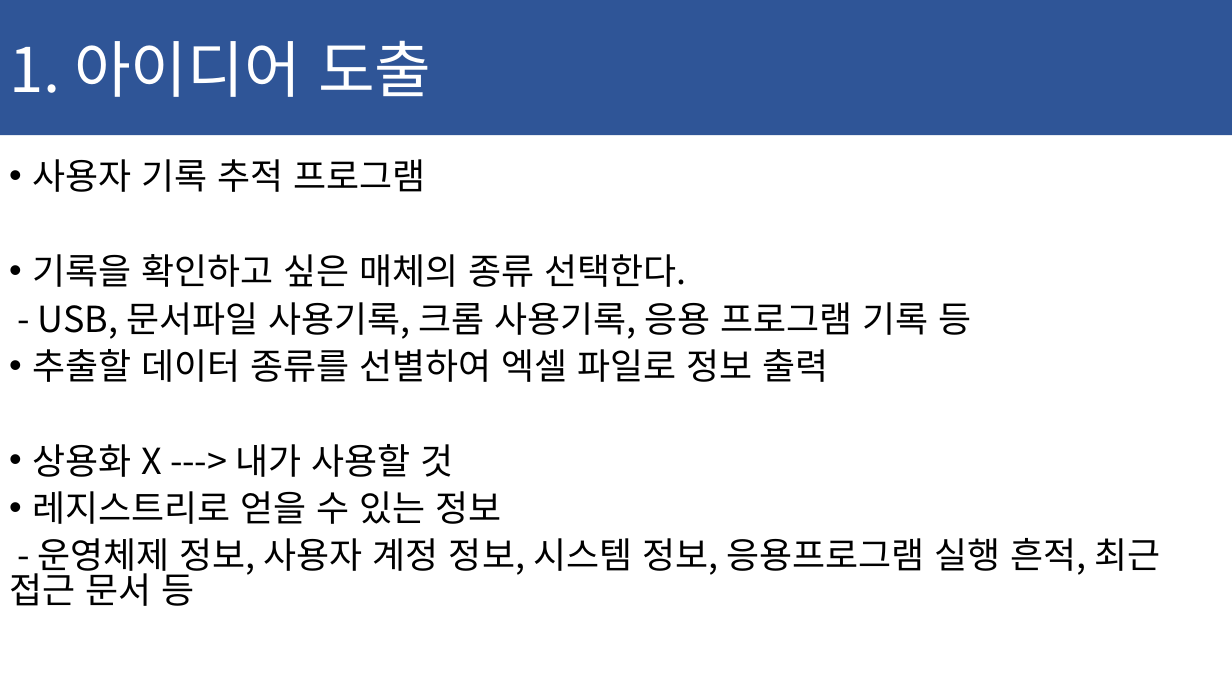
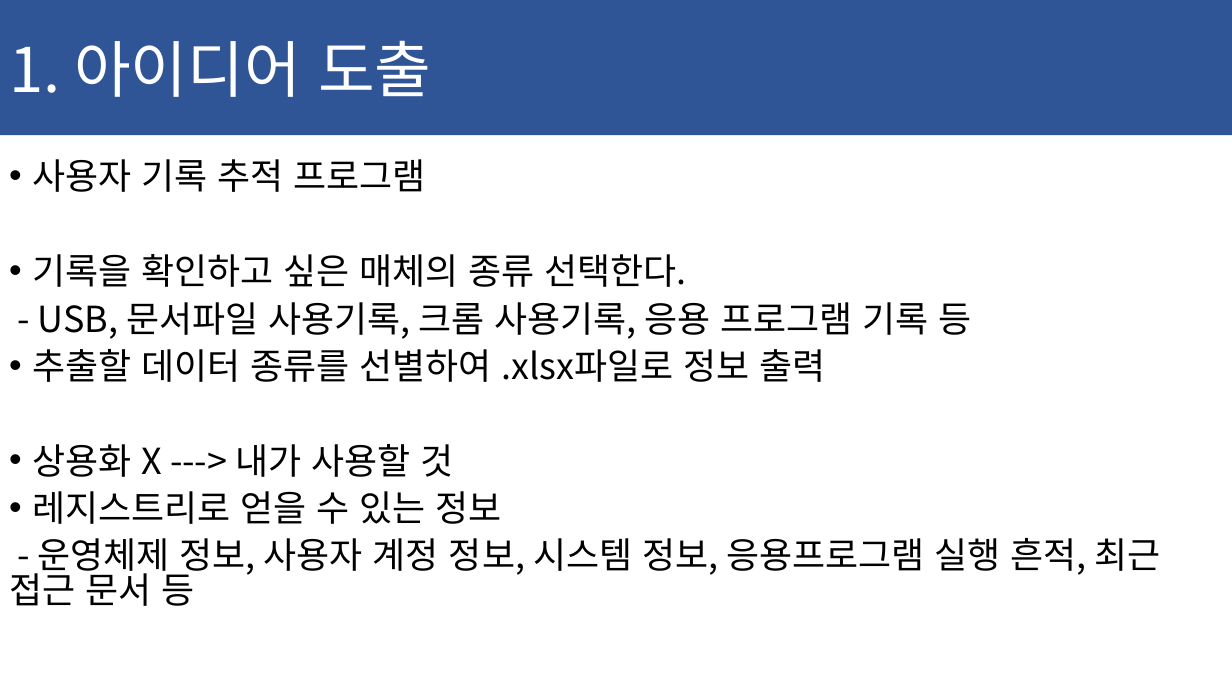
Before and after one commit to ChaeSung-Lee/DJ_InternShip, a slide deck: slide 10 of 2021_Summer/jp.hong/Project_BnD_jph.pptx. Drawn at 1232x693 pixels with LibreOffice and Linux fonts; fonts in the diff are those of the drawing. Boxes give left, top, right and bottom in pixels: in the first picture for what was removed or moved away, otherwise in the second. Text is boxed around its words. In the diff, an @@ line names an element or a change of style, - is before the commit and + after.

```diff
--- a/2021_Summer/jp.hong/Project_BnD_jph.pptx
+++ b/2021_Summer/jp.hong/Project_BnD_jph.pptx
@@ text at (x1=32, y1=349, x2=825, y2=382): text changed @@
-• 추출할 데이터 종류를 선별하여 엑셀 파일로 정보 출력
+• 추출할 데이터 종류를 선별하여 .xlsx파일로 정보 출력
```
Also in this commit, not shown: 3 other slides changed, 1 slide added.
